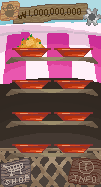
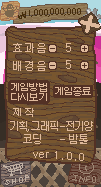
Layer changes from the first 101px x 187px image to the second:
added group "option" (1st of 2) with 19 layers above "uibtn" over [4, 12, 101, 165]
added layer "5 복사" in group "option" over [66, 60, 71, 69]
added layer "5" (1st of 2, in "option") in group "option" over [66, 43, 71, 52]
added layer "x signal" in group "option" over [80, 15, 100, 33]
added layer "line" (1st of 2, in "option") in group "option" over [78, 12, 101, 35]
added layer "shadow" (1st of 2, in "option") in group "option" over [79, 13, 99, 34]
added layer "upright" in group "option" over [78, 12, 101, 35]
added layer "ver 1.0.0" in group "option" over [33, 151, 84, 161]
added layer "게임방법 다시보기" in group "option" over [8, 80, 50, 104]
added layer "제작 기획, 그래픽 - 전기양 코딩 - 밤톨" in group "option" over [10, 108, 93, 144]
added layer "게임종료" in group "option" over [53, 85, 93, 98]
added layer "bg -" in group "option" over [48, 61, 57, 70]
added layer "bg +" in group "option" over [80, 61, 89, 70]
added layer "effect -+" in group "option" over [48, 44, 89, 53]
added layer "배경음" in group "option" over [13, 61, 46, 71]
added layer "효과음" in group "option" over [13, 43, 46, 53]
added layer "line" (2nd of 2, in "option") in group "option" over [4, 26, 100, 165]
added layer "shadow" (2nd of 2, in "option") in group "option" over [4, 28, 100, 165]
added layer "bg" (1st of 4, in "option") in group "option" over [4, 26, 97, 165]
